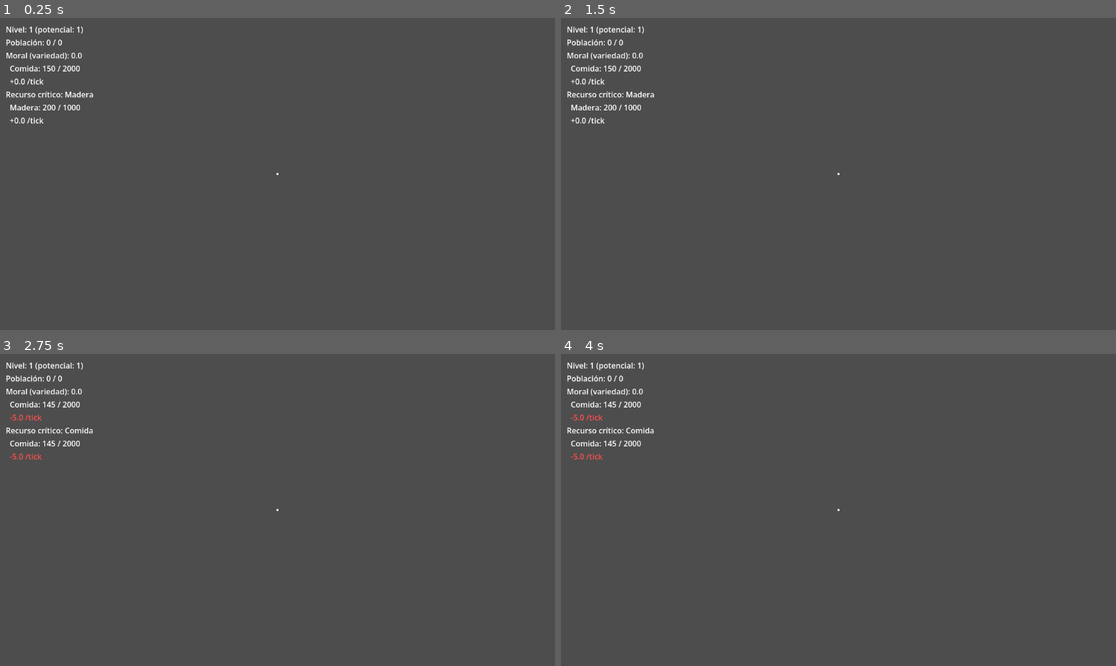
Above: before the commit, frames 1-4 (two rows, left to right).
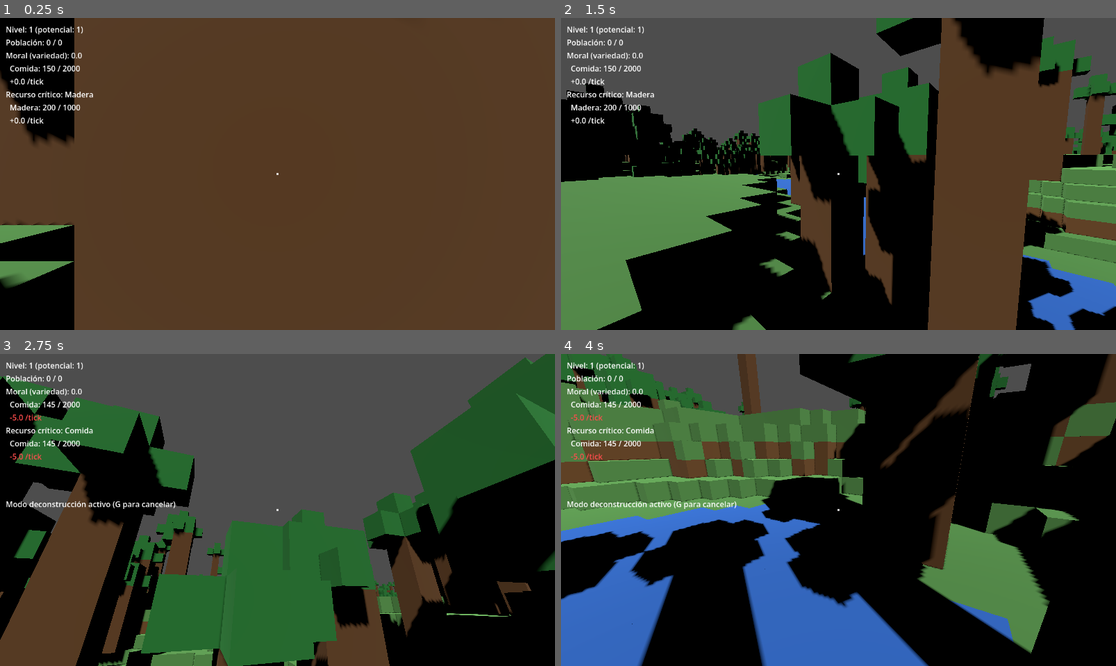
Above: after the commit, the same moments.

Repository: gigalipa/craft-to-nation
Game: Godot game, scene res://scenes/Main.tscn
The game is run twice, just before and just after one commit, with the same random seed, the same clock (stepped at 60 frames per second) and the same inputs.
Inputs (mouse positions are in pixels of both pictures, inside the frame that each line leads up to):
- Up to frame 1 (0.25 s): no input
- Up to frame 2 (1.5 s): tap Enter at 0.5 s; move the mouse to (960, 158) at 0.52 s; hold D 0.53-1.28 s; tap G at 0.6, 1.35 s; click (960, 158) at 0.67 s; tap Space at 0.77 s; move the mouse to (727, 189) at 1.27 s; hold S from 1.28 s (still down)
- Up to frame 3 (2.75 s): tap Space at 1.52 s; move the mouse to (333, 441) at 2.02 s; release S at 2.03 s; hold D from 2.03 s (still down); hold Shift from 2.03 s (still down); tap G at 2.3 s
- Up to frame 4 (4 s): move the mouse to (810, 572) at 2.77 s; release D at 2.78 s; release Shift at 2.78 s; hold W 2.78-3.53 s; tap Ctrl at 2.85 s; click (810, 572) at 2.92 s; tap Space at 3.02, 3.77 s; tap G at 3.05, 3.8 s; move the mouse to (1005, 556) at 3.52 s; hold A from 3.53 s (still down); hold Q from 3.53 s (still down)

The runs differ from the first frame. In frame 1, 100% of the frame differs, in the area x 0-100%, y 0-100%; in frame 2, 81%; in frame 3, 67%; in frame 4, 95%.
Error before the commit: Parse Error: Too few arguments for "ampliar_influencia()" call. Expected at least 3 but received 1. (res://scripts/Player.gd:246)

Commit message:
feat: tecla G para deconstruir edificios, con exención del núcleo y feedback en el HUD
Co-Authored-By: Claude Sonnet 5 <noreply@anthropic.com>
Claude-Session: https://claude.ai/code/session_01SJTyjZex75AFX3j4vFf7i6

Diff:
--- a/godot/scripts/Player.gd
+++ b/godot/scripts/Player.gd
@@ -26,10 +26,21 @@
 var tipo_seleccionado := 0
 
 var mundo: Node  # asignada por Main.gd al iniciar la escena
+@onready var hud: CanvasLayer = get_node("../HUDLayer")
 
 var _minando := false
 var _colocando := false
 var _temporizador_accion := 0.0
+
+var modo_deconstruccion := false
+var _id_listo_para_remocion := -1
+var _ticks_listo_para_remocion := 0
+
+## Cuántos "ticks" de acción repetida (INTERVALO_ACCION_REPETIDA, 0.2s)
+## seguidos apuntando al MISMO edificio ya reducido a fantasma vacío hacen
+## falta para eliminarlo del todo — demora deliberada (~1s) para evitar
+## borrados accidentales al mantener el click presionado.
+const TICKS_REMOCION_FINAL := 5
 
 
 func _ready() -> void:
@@ -46,6 +57,8 @@
 			Input.mouse_mode = Input.MOUSE_MODE_VISIBLE
 		if tecla.pressed and tecla.keycode == KEY_B:
 			_declarar_edificio()
+		if tecla.pressed and tecla.keycode == KEY_G:
+			_alternar_modo_deconstruccion()
 		if tecla.pressed and tecla.keycode == KEY_K:
 			_morir_jugador()
 		if tecla.pressed:
@@ -126,14 +139,75 @@
 	return mundo.local_to_map(mundo.to_local(punto - normal * 0.5))
 
 
+## Activa/desactiva el modo deconstrucción — muestra/oculta el aviso en el
+## HUD. Al desactivarse, también se olvida cualquier progreso de "sostener
+## para remoción final" (ver _procesar_deconstruccion()) — si el jugador
+## sale del modo a medio sostener el click, no debe contar para la próxima
+## vez que lo reactive.
+func _alternar_modo_deconstruccion() -> void:
+	modo_deconstruccion = not modo_deconstruccion
+	if modo_deconstruccion:
+		hud.mostrar_modo_deconstruccion()
+	else:
+		hud.ocultar_modo_deconstruccion()
+	_id_listo_para_remocion = -1
+	_ticks_listo_para_remocion = 0
+
+
 func _minar() -> void:
 	if not raycast.is_colliding() or mundo == null:
 		return
 	var celda := _celda_impactada()
+	if modo_deconstruccion:
+		_procesar_deconstruccion(celda)
+		return
 	if mundo.TIPOS_ARBOL.has(mundo.obtener_tipo(celda)):
 		mundo.talar_bloque_de_arbol(celda, DANO_TALA)
 	else:
 		mundo.minar_bloque(celda)
+
+
+## Se llama en cada click/repetición de _minar() mientras modo_deconstruccion
+## está activo. Delega toda la lógica de "qué revertir" en
+## VoxelWorld.procesar_deconstruccion() — aquí solo se maneja lo que le
+## corresponde al jugador/Ciudad/Zonificacion/Recoleccion: negarse sobre el
+## núcleo urbano (exento), retirar camas la primera vez, y contar
+## TICKS_REMOCION_FINAL intentos consecutivos sobre el MISMO edificio ya
+## listo para remoción antes de eliminarlo del todo.
+func _procesar_deconstruccion(celda: Vector3i) -> void:
+	if Zonificacion.celda_es_del_nucleo(Vector2i(celda.x, celda.z)):
+		print("El núcleo urbano no se puede deconstruir.")
+		return
+
+	var resultado: Dictionary = mundo.procesar_deconstruccion(celda)
+	if resultado.is_empty():
+		_id_listo_para_remocion = -1
+		_ticks_listo_para_remocion = 0
+		return
+
+	if resultado["total_camas"] > 0:
+		Ciudad.retirar_edificio_residencial(resultado["total_camas"])
+		print("Deconstrucción iniciada: ", resultado["total_camas"], " cama(s) retiradas de Ciudad.")
+
+	if not resultado["lista_para_remocion"]:
+		_id_listo_para_remocion = -1
+		_ticks_listo_para_remocion = 0
+		return
+
+	var id: int = resultado["id"]
+	if _id_listo_para_remocion == id:
+		_ticks_listo_para_remocion += 1
+	else:
+		_id_listo_para_remocion = id
+		_ticks_listo_para_remocion = 1
+
+	if _ticks_listo_para_remocion >= TICKS_REMOCION_FINAL:
+		var esquina: Vector2i = mundo.eliminar_edificio(id)
+		Zonificacion.retirar_contribucion(id)
+		Recoleccion.quitar_puesto(esquina)
+		print("Edificio deconstruido por completo.")
+		_id_listo_para_remocion = -1
+		_ticks_listo_para_remocion = 0
 
 
 ## Redondea hacia dónde mira el cuerpo (solo yaw, sin el pitch de la cámara,
@@ -232,7 +306,7 @@
 	print("Declarar edificio -> Válido: ", resultado["valido"], " | Errores: ", resultado["errores"])
 	if resultado["valido"]:
 		Blueprints.guardar(blueprint)
-		mundo.registrar_edificio(celdas.keys())
+		var id_edificio: int = mundo.registrar_edificio(celdas.keys())
 		var total_camas := 0
 		for piso in blueprint["pisos"]:
 			total_camas += (piso.get("camas", []) as Array).size()
@@ -243,7 +317,7 @@
 			Zonificacion.declarar_nucleo(huella)
 			print("Núcleo urbano declarado. Zona de influencia: ", Zonificacion.influencia_min, " a ", Zonificacion.influencia_max)
 		else:
-			Zonificacion.ampliar_influencia(huella)
+			Zonificacion.ampliar_influencia(id_edificio, huella, blueprint["categoria"])
 			print("Zona de influencia ampliada: ", Zonificacion.influencia_min, " a ", Zonificacion.influencia_max)
 
 
@@ -279,7 +353,7 @@
 		Zonificacion.declarar_nucleo(metadata["huella_xz"])
 		print("Núcleo urbano declarado. Zona de influencia: ", Zonificacion.influencia_min, " a ", Zonificacion.influencia_max)
 	else:
-		Zonificacion.ampliar_influencia(metadata["huella_xz"])
+		Zonificacion.ampliar_influencia(metadata["id_edificio"], metadata["huella_xz"], blueprint["categoria"])
 		print("Zona de influencia ampliada: ", Zonificacion.influencia_min, " a ", Zonificacion.influencia_max)
 
 	Recoleccion.colocar_puesto(metadata["esquina"], "blueprint", metadata["ancho"], metadata["profundidad"])
